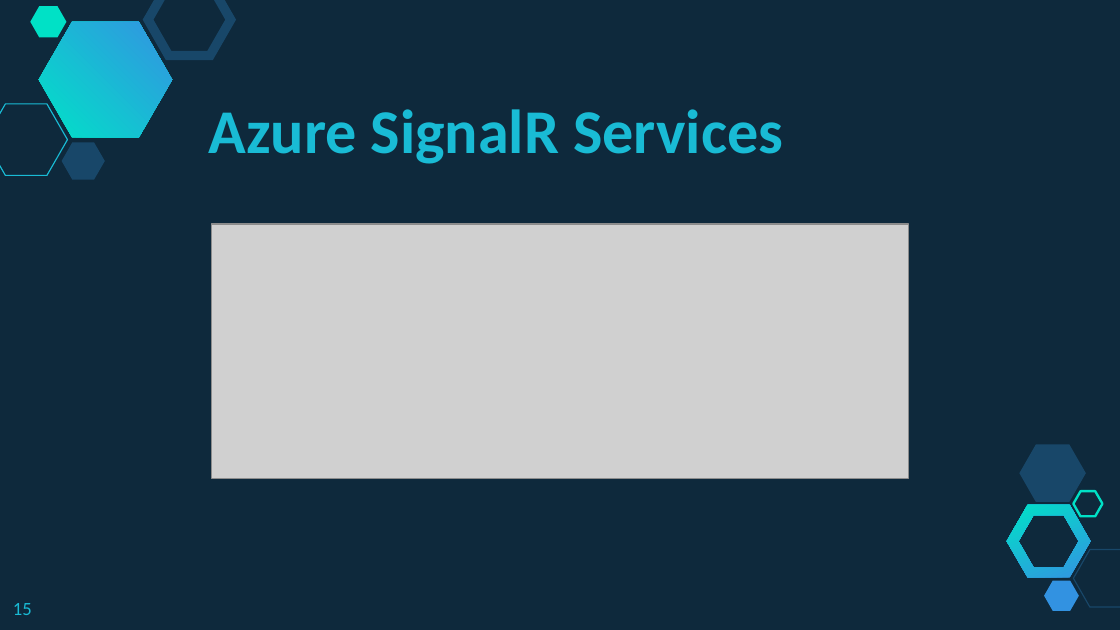
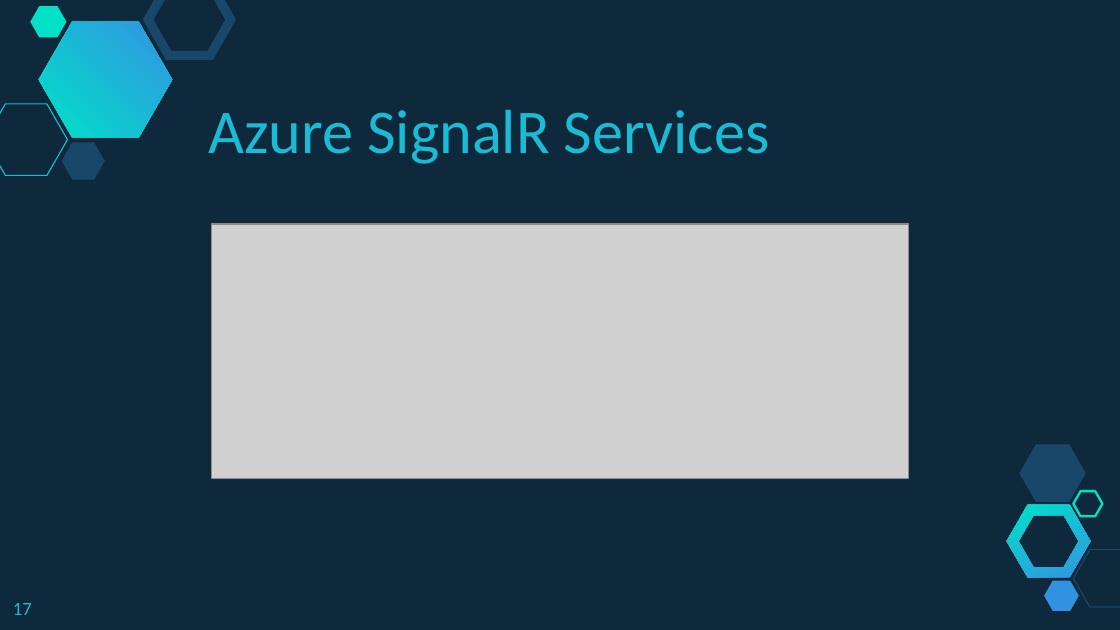
Before and after one commit to fabricioveronez/SignalR_Exemplos, a slide deck: slide 17 of docs/Apresentacao.pptx (slide 15 before the commit). Drawn at 1120x630 pixels with LibreOffice and Linux fonts; fonts in the diff are those of the drawing; grey boxes stand for pictures. Boxes give left, top, right and bottom in pixels: in the first picture for what was removed or moved away, otherwise in the second. Text is boxed around its words. In the diff, an @@ line names an element or a change of style, - is before the commit and + after.

Commit message:
Final

```diff
--- a/docs/Apresentacao.pptx
+++ b/docs/Apresentacao.pptx
@@ title "Azure SignalR Services" at box(209, 110, 770, 164): bold off @@
@@ page number at box(13, 603, 32, 615): text changed @@
-15
+17
```
Also in this commit, not shown: 9 other slides changed, 2 slides added.
